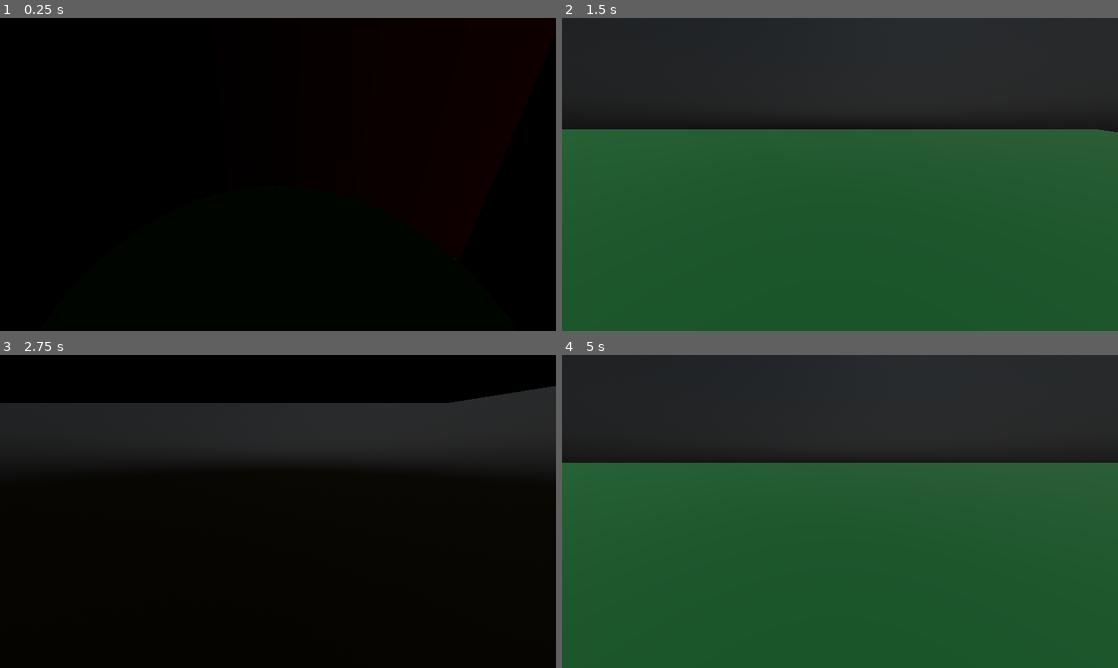
Above: before the commit, frames 1-4 (two rows, left to right).
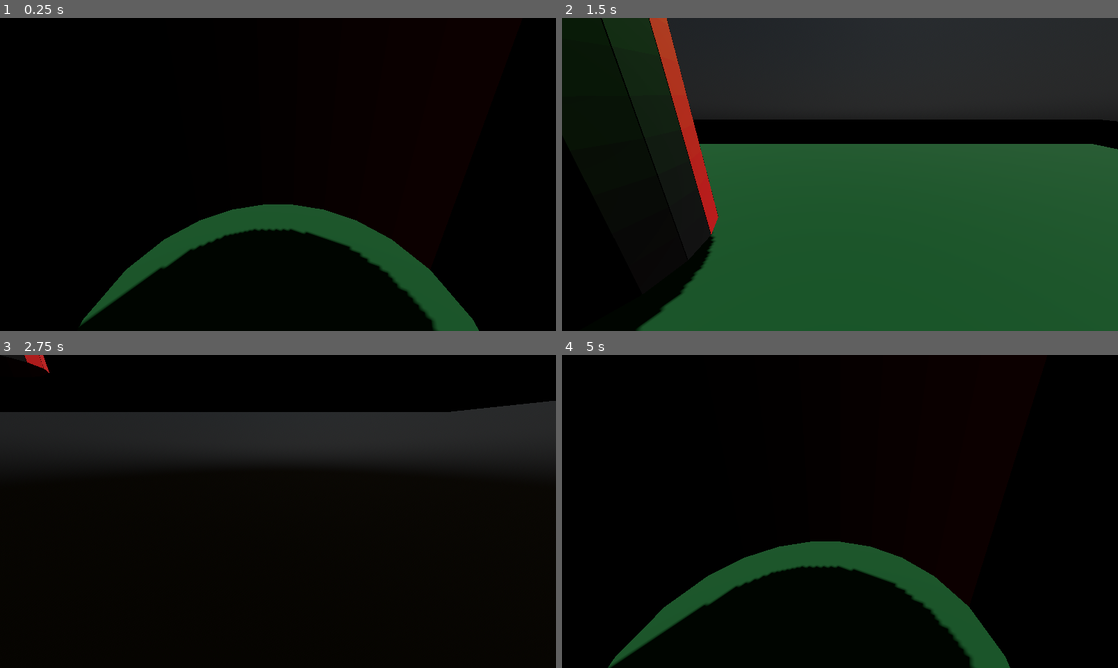
Above: after the commit, the same moments.

Repository: dathegreat/OSHANT
Game: Godot game, scene res://DA/TestEnvironment.tscn
Same seed, same stepped clock (60 frames per second), same inputs: the game is played once before the commit and once after it. This scene is started directly instead of the project's main scene. The engine's default icon, where the game draws it, is replaced by a stand-in: a white triangle on a blue panel in a dark square.
Inputs:
- Up to frame 1 (0.25 s): no input
- Up to frame 2 (1.5 s): tap Enter at 0.5 s; hold D (move_right) 0.53-1.28 s; hold Space (interact) 0.53-1.28 s; hold S (move_down) from 1.28 s (still down); tap Q at 1.35 s
- Up to frame 3 (2.75 s): release S (move_down) at 2.03 s; hold D (move_right) from 2.03 s (still down); hold E from 2.03 s (still down)
- Up to frame 4 (5 s): release D (move_right) at 2.78 s; release E at 2.78 s; hold W (move_up) 2.78-3.53 s; tap Space (interact) at 2.85, 3.5 s; hold Q 3.53-4.28 s; hold A (move_left) from 3.53 s (still down); tap E at 4.35 s

The runs differ from the first frame. In frame 1, 6.4% of the frame differs, in the area x 14-87%, y 55-100%; in frame 2, 24%; in frame 3, 3.2%; in frame 4, 93%, in the area x 0-100%, y 0-100%.

Commit message:
Adds physics to each brick in the building

Diff:
--- a/DA/Building.gd
+++ b/DA/Building.gd
@@ -1,6 +1,6 @@
 extends Node3D
 
-var steps: int = 200
+var steps: int = 20
 var rotation_step_size: float = (2 * PI) / steps
 var cylinder_radius: float = 2
 var height: float = 20
@@ -12,7 +12,7 @@
 # Called when the node enters the scene tree for the first time.
 func _ready():
 	for step in range(0, steps):
-		for y in range(1, height):
+		for y in range(0, height):
 			#the center of the cylinder
 			var center: Vector3 = Vector3(0, y * brick_height, 0)
 			var theta: float = rotation_step_size * step
@@ -30,8 +30,16 @@
 					cylinder_radius * sin(theta)
 				),
 				center)
-			#add brick to scene
-			add_child(brick)
+			var collision_shape = CollisionShape3D.new()
+			collision_shape.shape = BoxShape3D.new()
+			collision_shape.shape.size = brick_size
+			var rigid_body = RigidBody3D.new()
+			rigid_body.freeze = true
+			rigid_body.add_child(collision_shape)
+			rigid_body.add_child(brick)
+			#add collision shape to brick
+			add_child(rigid_body)
+
 
 
 # Called every frame. 'delta' is the elapsed time since the previous frame.
--- a/DA/TestEnvironment.gd
+++ b/DA/TestEnvironment.gd
@@ -4,7 +4,7 @@
 # Called when the node enters the scene tree for the first time.
 func _ready():
 	var building = building_node.instantiate()
-	get_node("RigidBody3D").add_child(building)
+	add_child(building)
 
 
 # Called every frame. 'delta' is the elapsed time since the previous frame.
--- a/DA/TestEnvironment.tscn
+++ b/DA/TestEnvironment.tscn
@@ -29,9 +29,10 @@
 ambient_light_color = Color(1, 1, 1, 1)
 reflected_light_source = 2
 
-[sub_resource type="PhysicsMaterial" id="PhysicsMaterial_85of2"]
+[sub_resource type="PhysicsMaterial" id="PhysicsMaterial_lvrj5"]
 
-[sub_resource type="WorldBoundaryShape3D" id="WorldBoundaryShape3D_jr8mn"]
+[sub_resource type="BoxShape3D" id="BoxShape3D_2payb"]
+size = Vector3(38.555, 0, 20.705)
 
 [sub_resource type="StandardMaterial3D" id="StandardMaterial3D_cj7jq"]
 albedo_color = Color(0, 0.313726, 0.129412, 1)
@@ -51,14 +52,12 @@
 environment = SubResource("Environment_mfcpt")
 current = true
 
-[node name="RigidBody3D" type="RigidBody3D" parent="."]
-physics_material_override = SubResource("PhysicsMaterial_85of2")
-
 [node name="StaticBody3D" type="StaticBody3D" parent="."]
+physics_material_override = SubResource("PhysicsMaterial_lvrj5")
 
 [node name="CollisionShape3D" type="CollisionShape3D" parent="StaticBody3D"]
-shape = SubResource("WorldBoundaryShape3D_jr8mn")
+shape = SubResource("BoxShape3D_2payb")
 
-[node name="CSGBox3D2" type="CSGBox3D" parent="StaticBody3D/CollisionShape3D"]
-size = Vector3(41.27, 0.325, 20.03)
+[node name="CSGBox3D2" type="CSGBox3D" parent="StaticBody3D"]
+size = Vector3(41.27, -1.495, 20.03)
 material = SubResource("StandardMaterial3D_cj7jq")
